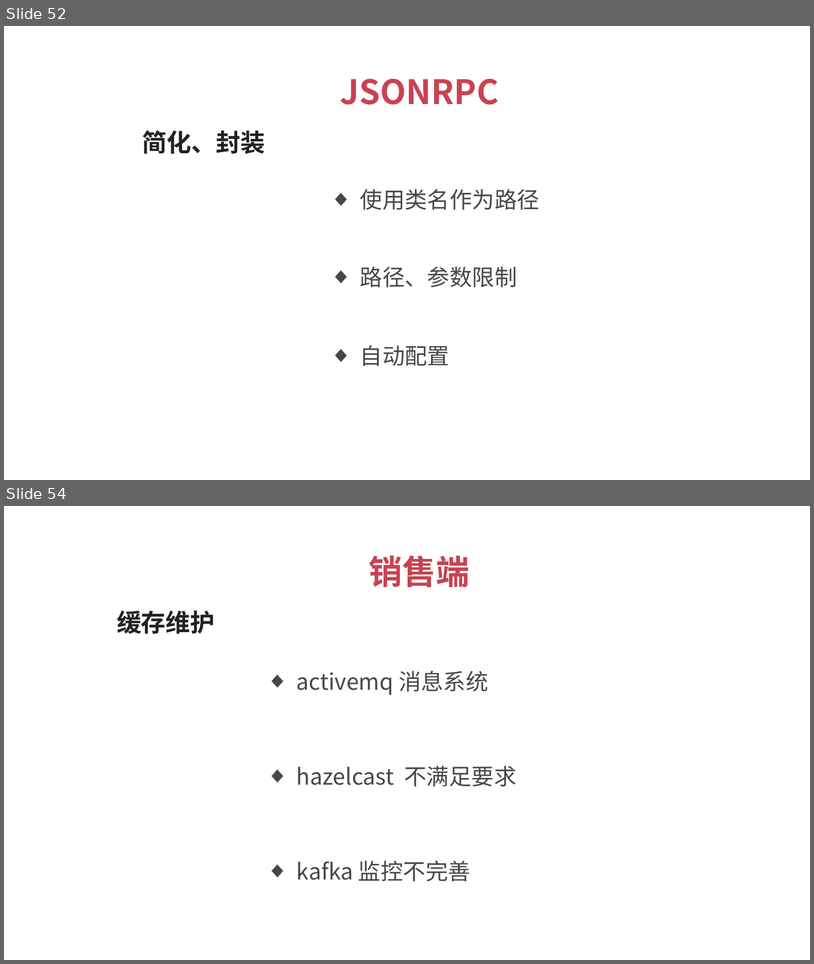
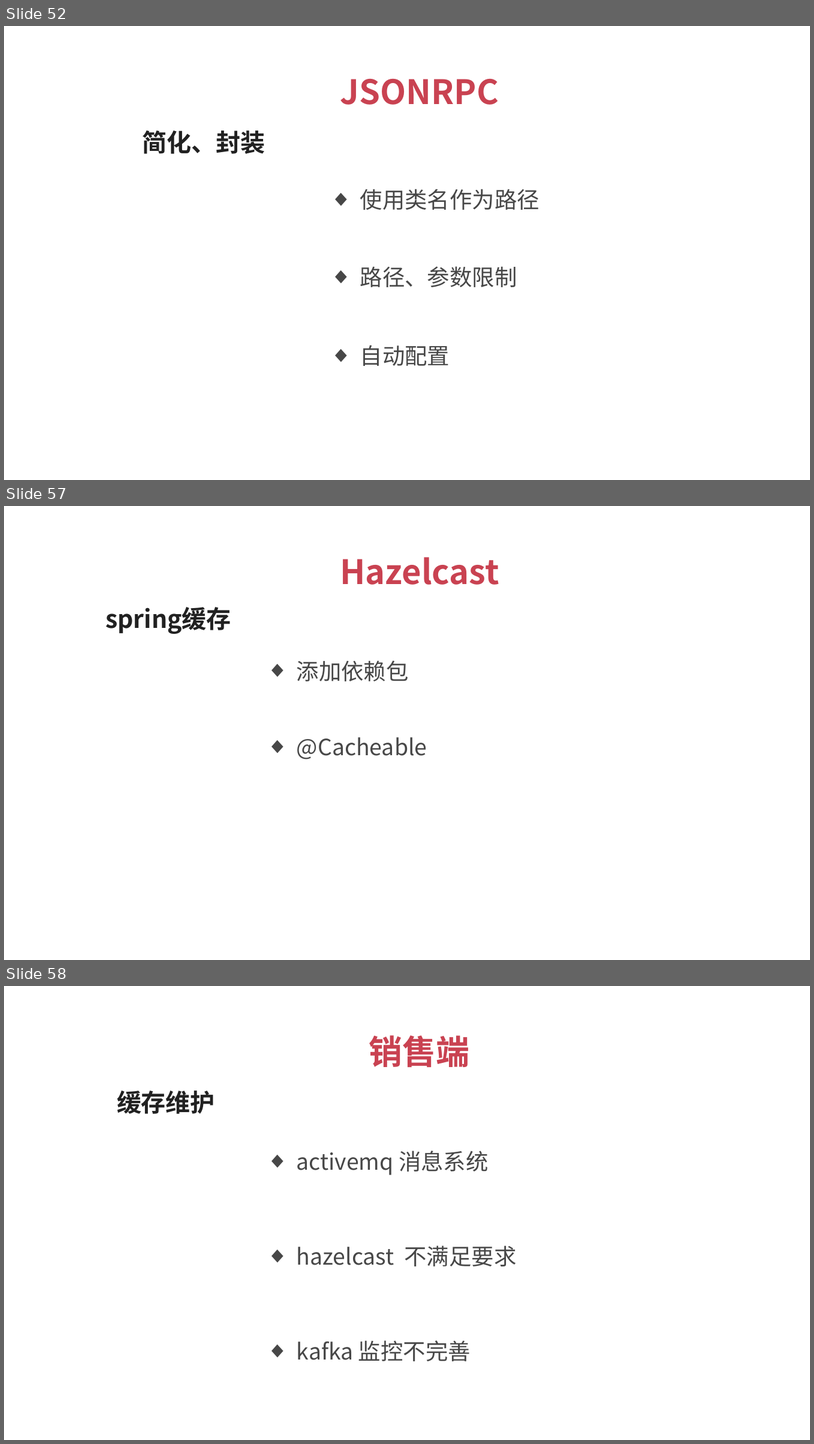
Before and after one commit to 1329555958/financial, a slide deck: 理财平台.pptx. Shown one above the other, each under a label of ours: slides 52 and 54 before the commit, slides 52, 57 and 58 after it; the slides between them are not shown. The pictures are 814x964 and 814x1444 pixels, drawn with LibreOffice and Linux fonts; fonts in the diff are those of the drawing. Boxes give left, top, right and bottom in pixels: in the first picture for what was removed or moved away, otherwise in the second. Text is boxed around its words. In the diff, an @@ line names an element or a change of style, - is before the commit and + after.

```diff
--- a/理财平台.pptx
+++ b/理财平台.pptx
@@ slide 57 added at box(4, 506, 810, 960), background #FFFFFF @@
@@ text added at box(340, 557, 499, 585), 30 pt, text #C94251, bold @@
+Hazelcast
@@ text added at box(105, 607, 231, 634), 22 pt, text #212121, bold @@
+spring缓存
@@ text added at box(297, 660, 409, 681), 20 pt, text #474747 @@
+  ◆ 添加依赖包
@@ text added at box(297, 737, 428, 759), 20 pt, text #474747 @@
+  ◆ @Cacheable
@@ what was slide 54 is now slide 58 @@
```
Also in this commit, not shown: 1 slide changed, 3 other slides added, 6 other files.
